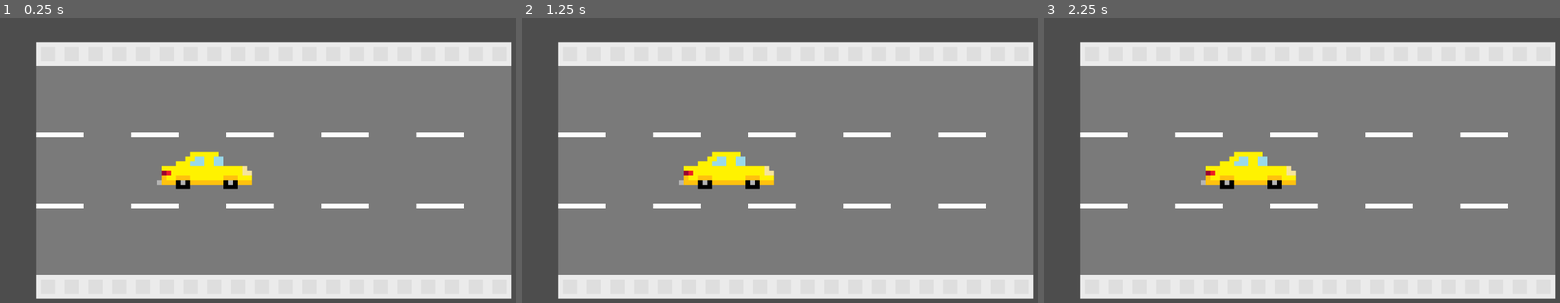
Above: before the commit, frames 1-3 (left to right).
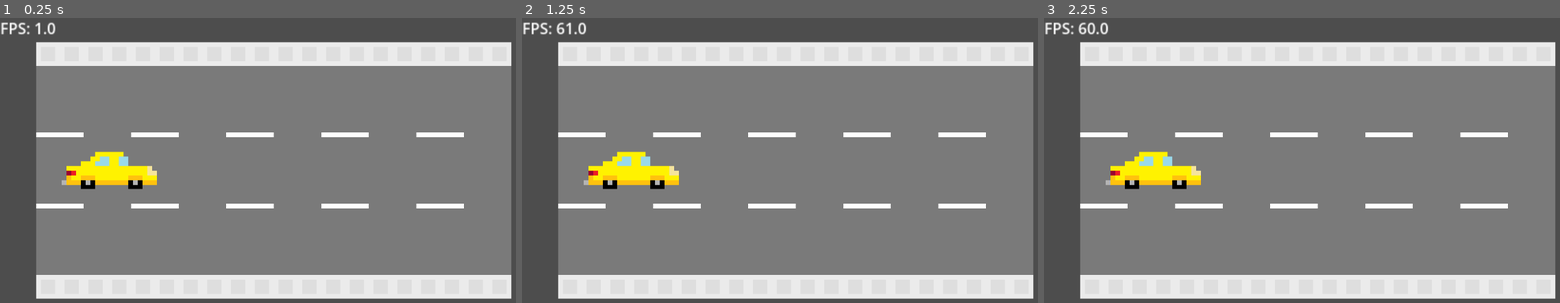
Above: after the commit, the same moments.

Repository: DevEhanTariq/first-game
Game: Godot game, scene res://level.tscn
The game is run twice, just before and just after one commit, with the same random seed, the same clock (stepped at 60 frames per second) and the same inputs.
Inputs:
- Up to frame 1 (0.25 s): no input
- Up to frame 2 (1.25 s): tap Enter at 0.5 s; hold W (up, bound only after the commit) from 0.53 s (still down)
- Up to frame 3 (2.25 s): release W (up, bound only after the commit) at 1.28 s; hold S (down, bound only after the commit) 1.28-2.03 s; tap Space at 2 s; hold W (up, bound only after the commit) from 2.03 s (still down)

The runs differ from the first frame. In frame 1, 3.5% of the frame differs, in the area x 0-49%, y 1-61%; in frame 2, 3.5%; in frame 3, 3.5%.

Commit message:
Added FPS Counter and Collisions to the Player
- Add "Label" node in the "Level" scene
- Added script to "Label" node, and created an FPS Counter
- Added an "Area2D" and a "CollisionShape2D" node to the "Sprite2D" node in the "Player" scene

Diff:
--- a/Player.gd
+++ b/Player.gd
@@ -1,5 +1,6 @@
 extends Sprite2D
 
+@export var speed = 400
 
 # Called when the node enters the scene tree for the first time.
 func _ready() -> void:
@@ -8,4 +9,5 @@
 
 # Called every frame. 'delta' is the elapsed time since the previous frame.
 func _process(delta: float) -> void:
-	pass
+	var input_direction = Input.get_vector("none", "none", "up", "down")
+	var velocity = input_direction * speed * delta
--- /dev/null
+++ b/label.gd
@@ -0,0 +1,6 @@
+extends Label
+
+# Called every frame. 'delta' is the elapsed time since the previous frame.
+func _process(_float):
+	var fps = Engine.get_frames_per_second()
+	text = "FPS: " + str(fps)
--- a/level.tscn
+++ b/level.tscn
@@ -2,6 +2,7 @@
 
 [ext_resource type="Texture2D" uid="uid://c3ho1c011kbbp" path="res://Assets/Road.png" id="1_u52ul"]
 [ext_resource type="PackedScene" uid="uid://d038k4uvwogdj" path="res://player.tscn" id="2_vonw3"]
+[ext_resource type="Script" uid="uid://cts3b8c76wtlx" path="res://label.gd" id="3_oi3di"]
 
 [node name="Level" type="Node2D" unique_id=1753858453]
 
@@ -9,6 +10,15 @@
 texture = ExtResource("1_u52ul")
 
 [node name="Player" parent="." unique_id=682621535 instance=ExtResource("2_vonw3")]
+position = Vector2(-400, 0)
 
 [node name="Camera2D" type="Camera2D" parent="." unique_id=897658622]
 zoom = Vector2(0.5, 0.5)
+
+[node name="Label" type="Label" parent="." unique_id=1745106174]
+offset_left = -1151.0
+offset_top = -646.0
+offset_right = -483.0
+offset_bottom = -404.0
+scale = Vector2(4, 4)
+script = ExtResource("3_oi3di")
--- a/player.tscn
+++ b/player.tscn
@@ -1,6 +1,10 @@
 [gd_scene format=3 uid="uid://d038k4uvwogdj"]
 
 [ext_resource type="Texture2D" uid="uid://ckslsxyly0cxo" path="res://Assets/vehicleSpriteSheet.png" id="1_4flbx"]
+[ext_resource type="Script" uid="uid://bmc3nbscm8j46" path="res://Player.gd" id="2_onrkg"]
+
+[sub_resource type="RectangleShape2D" id="RectangleShape2D_onrkg"]
+size = Vector2(399, 156)
 
 [node name="Player" type="Node2D" unique_id=682621535]
 
@@ -8,3 +12,10 @@
 texture = ExtResource("1_4flbx")
 region_enabled = true
 region_rect = Rect2(0, 0, 983.717, 157.51)
+script = ExtResource("2_onrkg")
+
+[node name="Area2D" type="Area2D" parent="Sprite2D" unique_id=131297422]
+
+[node name="CollisionShape2D" type="CollisionShape2D" parent="Sprite2D/Area2D" unique_id=1688582909]
+position = Vector2(-290.5, 0)
+shape = SubResource("RectangleShape2D_onrkg")
--- a/project.godot
+++ b/project.godot
@@ -15,6 +15,25 @@
 config/features=PackedStringArray("4.6", "Forward Plus")
 config/icon="res://icon.svg"
 
+[input]
+
+up={
+"deadzone": 0.2,
+"events": [Object(InputEventKey,"resource_local_to_scene":false,"resource_name":"","device":-1,"window_id":0,"alt_pressed":false,"shift_pressed":false,"ctrl_pressed":false,"meta_pressed":false,"pressed":false,"keycode":0,"physical_keycode":87,"key_label":0,"unicode":119,"location":0,"echo":false,"script":null)
+, Object(InputEventKey,"resource_local_to_scene":false,"resource_name":"","device":-1,"window_id":0,"alt_pressed":false,"shift_pressed":false,"ctrl_pressed":false,"meta_pressed":false,"pressed":false,"keycode":0,"physical_keycode":4194320,"key_label":0,"unicode":0,"location":0,"echo":false,"script":null)
+]
+}
+down={
+"deadzone": 0.2,
+"events": [Object(InputEventKey,"resource_local_to_scene":false,"resource_name":"","device":-1,"window_id":0,"alt_pressed":false,"shift_pressed":false,"ctrl_pressed":false,"meta_pressed":false,"pressed":false,"keycode":0,"physical_keycode":83,"key_label":0,"unicode":115,"location":0,"echo":false,"script":null)
+, Object(InputEventKey,"resource_local_to_scene":false,"resource_name":"","device":-1,"window_id":0,"alt_pressed":false,"shift_pressed":false,"ctrl_pressed":false,"meta_pressed":false,"pressed":false,"keycode":0,"physical_keycode":4194322,"key_label":0,"unicode":0,"location":0,"echo":false,"script":null)
+]
+}
+none={
+"deadzone": 0.2,
+"events": []
+}
+
 [physics]
 
 3d/physics_engine="Jolt Physics"
Not shown, added: label.gd.uid
